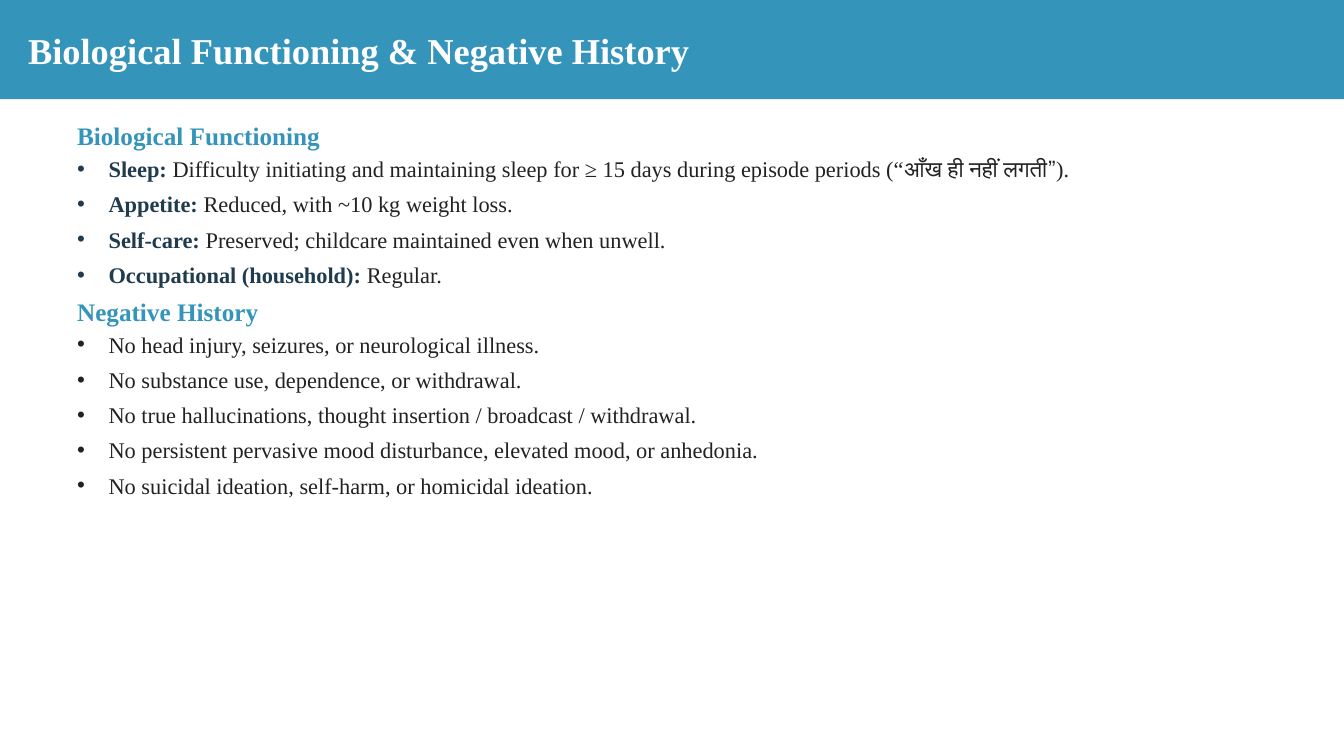
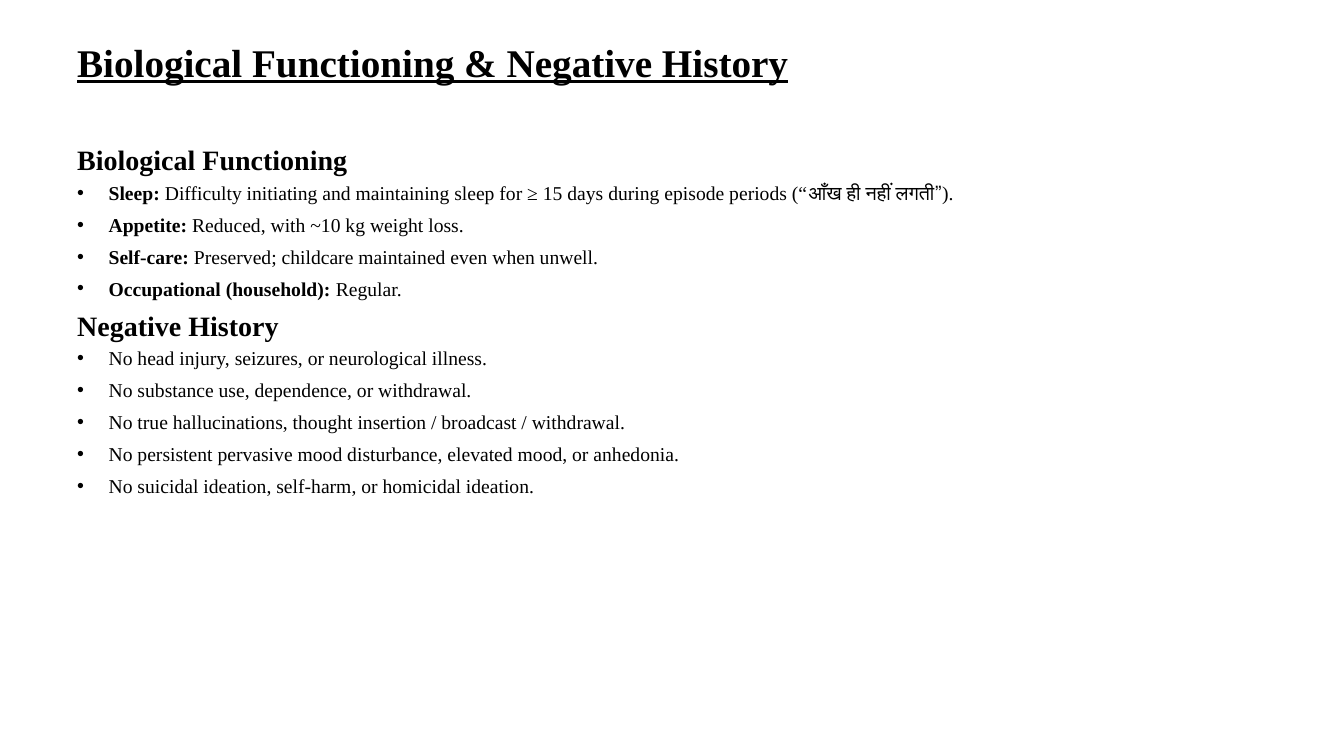
Before and after one commit to tejasdangodra786-byte/Dango-kiro, a slide deck: slide 8 of Mamta_Saini_Case_Conference.pptx. Drawn at 1344x756 pixels with LibreOffice and Linux fonts; fonts in the diff are those of the drawing. Boxes give left, top, right and bottom in pixels: in the first picture for what was removed or moved away, otherwise in the second. Text is boxed around its words. In the diff, an @@ line names an element or a change of style, - is before the commit and + after.

Commit message:
Reformat case-conference PPT: white bg, TNR headings 28pt bold underlined, sub-headings 20pt, content 14pt, all black

```diff
--- a/Mamta_Saini_Case_Conference.pptx
+++ b/Mamta_Saini_Case_Conference.pptx
@@ text "Biological Functioning & Negative History": place and size @@
-text "Biological Functioning & Negative History" at <box>0,0,1344,99</box>
+text "Biological Functioning & Negative History" at <box>77,49,788,84</box>
@@ text "Biological Functioning & Negative History" at <box>77,49,788,84</box>: size 26 to 28 pt, text colour #FFFFFF to #000000, underline on; vertical alignment middle to top; fill #3494BA to none @@
@@ text "Biological Functioning": place and size @@
-text "Biological Functioning" at <box>77,127,1069,498</box>
+text "Biological Functioning" at <box>77,150,954,496</box>
@@ text "Biological Functioning" at <box>77,150,954,496</box>: size 18 to 20 pt, text colour #3494BA to #000000 in "Biological Functioning", "Negative History"; size 16 to 14 pt; text colour #1F3B4D to #000000 in "Sleep:", "Appetite:", "Self-care:", "Occupational (household):"; text colour #222222 to #000000 in "Difficulty initiating and maintaining sleep for ≥ ...", "Reduced, with ~10 kg weight loss.", "Preserved; childcare maintained even when unwell.", "Regular." and 5 more places @@
```
Also in this commit, not shown: 33 other slides changed.
